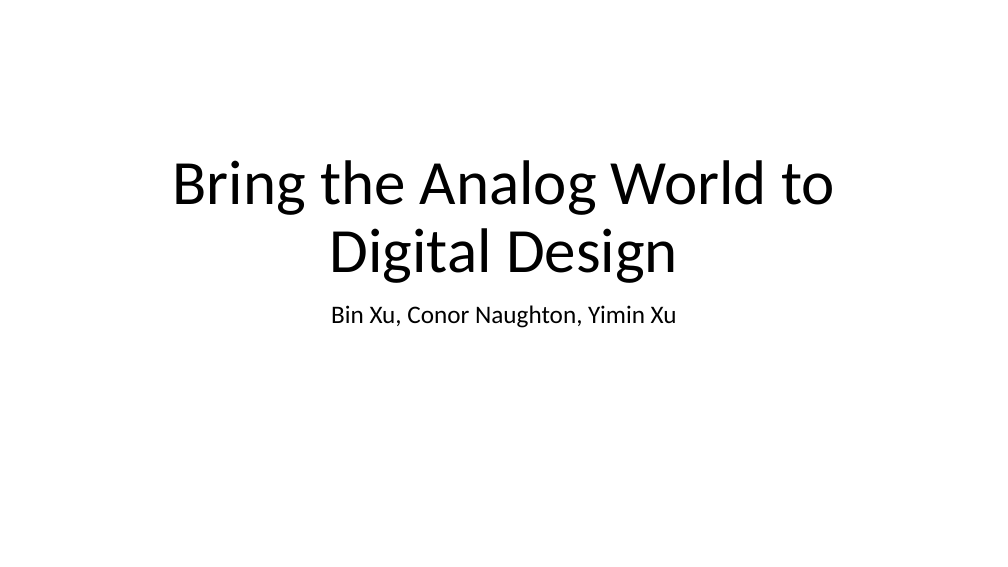
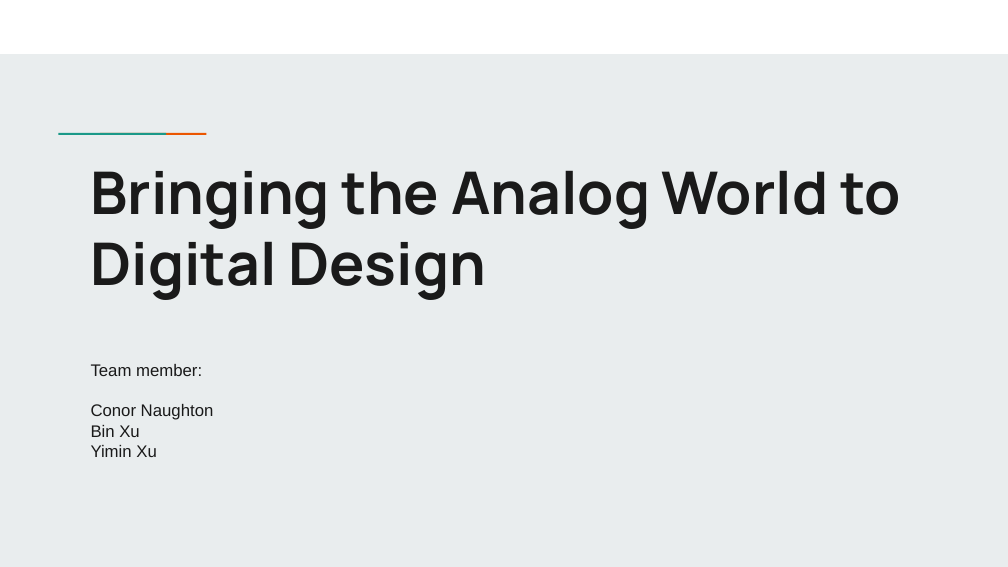
Before and after one commit to xu842251462/EC551_FinalProject, a slide deck: slide 1 of Presentations/EC551SecondProjectPresentation.pptx. Drawn at 1008x567 pixels with LibreOffice and Linux fonts; fonts in the diff are those of the drawing. Boxes give left, top, right and bottom in pixels: in the first picture for what was removed or moved away, otherwise in the second. Text is boxed around its words. In the diff, an @@ line names an element or a change of style, - is before the commit and + after.

```diff
--- a/Presentations/EC551SecondProjectPresentation.pptx
+++ b/Presentations/EC551SecondProjectPresentation.pptx
@@ background #FFFFFF to #E9EDEE @@
@@ rectangle added at [0,0,1008,54], fill #FFFFFF @@
@@ title "Bringing the Analog World to ..." at [91,170,900,300]: vertical alignment bottom to top @@
@@ rectangle added at [91,132,133,137], fill #1A9988 @@
@@ rectangle added at [133,131,174,136], fill #EB5600 @@
@@ title at [91,170,900,300]: text changed; size 60 to 56 pt; font Calibri to Manrope; text colour #000000 to #1A1A1A; bold on @@
-Bring the Analog World to Digital Design
+Bringing the Analog World to Digital Design
@@ subtitle at [91,364,214,457]: text changed; size 24 to 16 pt; font Calibri to Arial; text colour #000000 to #1A1A1A @@
-Bin Xu, Conor Naughton, Yimin Xu
+Team member:
+Conor Naughton
+Bin Xu
+Yimin Xu
```
Also in this commit, not shown: 5 other slides changed, 6 slides added, 1 slide removed.
